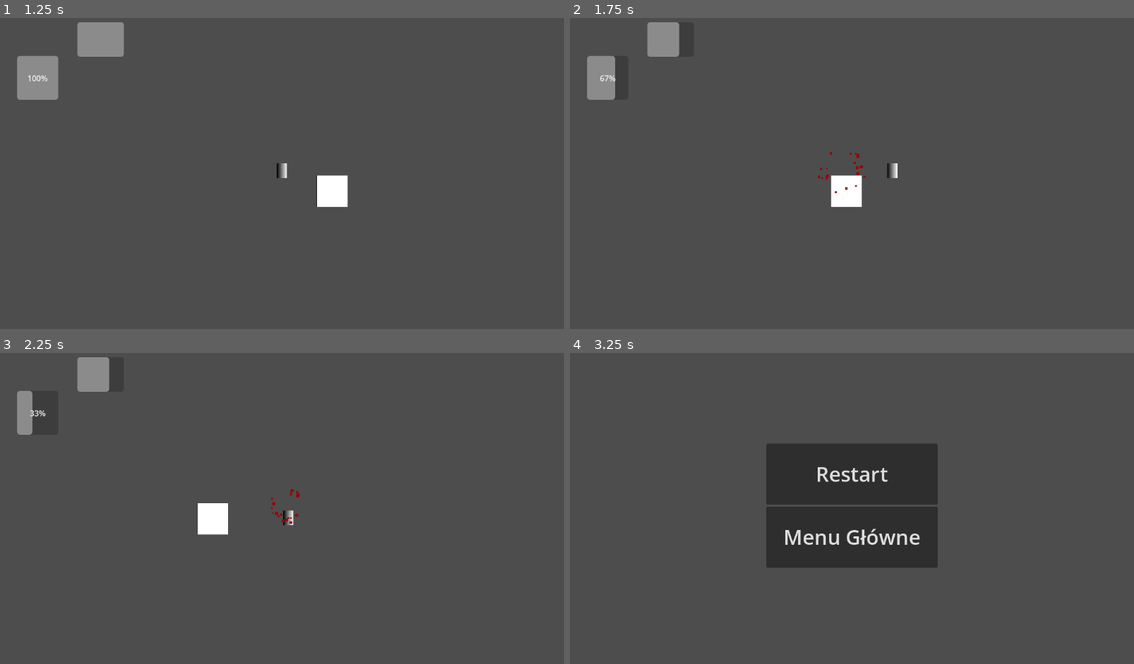
Above: before the commit, frames 1-4 (two rows, left to right).
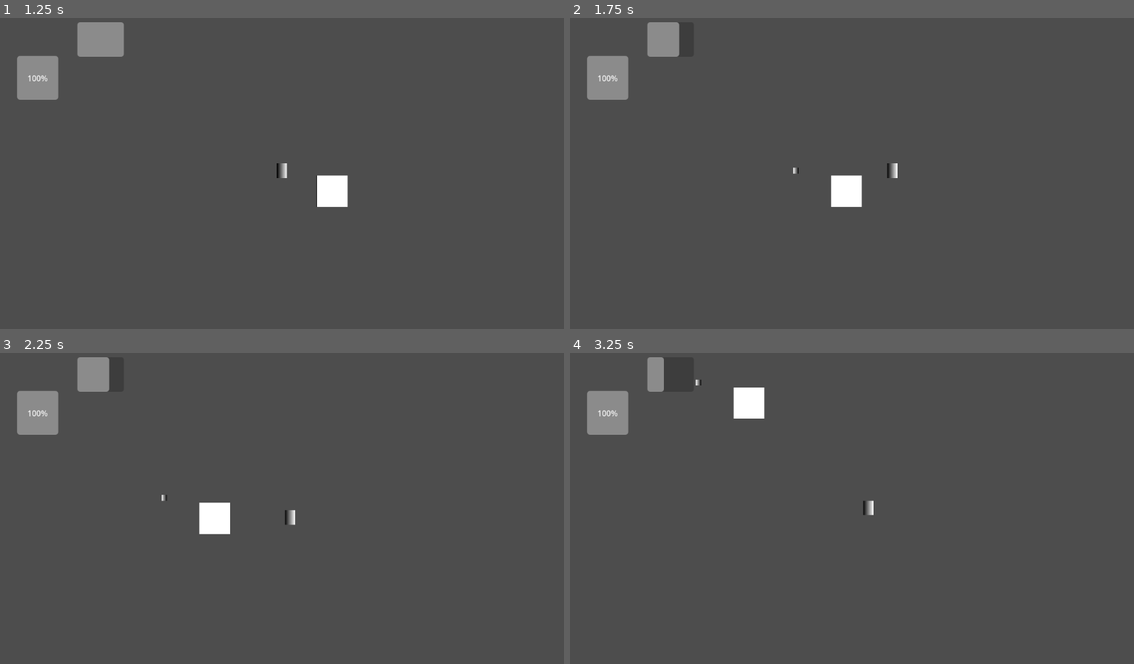
Above: after the commit, the same moments.

Repository: MarsikBlancik/HackathonV3
Game: Godot game, scene res://main_menu.tscn
The game is run twice, just before and just after one commit, with the same random seed, the same clock (stepped at 60 frames per second) and the same inputs. The engine's default icon, where the game draws it, is replaced by a stand-in: a white triangle on a blue panel in a dark square.
Inputs (mouse positions are in pixels of both pictures, inside the frame that each line leads up to):
- Up to frame 1 (1.25 s): click "Graj" at 0.5 s
- Up to frame 2 (1.75 s): tap Enter at 1.25 s; move the mouse to (976, 154) at 1.27 s; hold D from 1.28 s (still down); tap L at 1.35 s; click (976, 154) at 1.42 s; tap Space at 1.52 s; tap F at 1.55 s
- Up to frame 3 (2.25 s): move the mouse to (169, 520) at 2.02 s; release D at 2.03 s; hold S from 2.03 s (still down); tap F at 2.1 s; click (169, 520) at 2.17 s
- Up to frame 4 (3.25 s): tap Space at 2.27 s; tap L at 2.3, 2.85 s; move the mouse to (908, 436) at 2.77 s; release S at 2.78 s; hold D from 2.78 s (still down); click (908, 436) at 2.92 s; tap F at 3.05 s

Frame 1 is identical in both runs. In frame 2, 0.5% of the frame differs, in the area x 5-53%, y 12-57%; in frame 3, 0.9%; in frame 4, 14%, in the area x 3-66%, y 1-69%.

Commit message:
xp problem
ss

Diff:
--- a/MainScene.tscn
+++ b/MainScene.tscn
@@ -2,12 +2,15 @@
 
 [ext_resource type="Script" uid="uid://dwsje81uvyhsg" path="res://main_scene.gd" id="1_rpqi1"]
 [ext_resource type="PackedScene" uid="uid://cl25grr7o014x" path="res://placeholderobiekt.tscn" id="1_x4av3"]
+[ext_resource type="PackedScene" uid="uid://dff7ow4nfmpvf" path="res://XP_Gem.tscn" id="2_a814b"]
 [ext_resource type="PackedScene" uid="uid://conxxkjs4hhsj" path="res://Player.tscn" id="2_rpqi1"]
 [ext_resource type="Script" uid="uid://cvr2kjn7j6b8f" path="res://ui.gd" id="5_rf2cd"]
 [ext_resource type="PackedScene" uid="uid://bcgyhgfn7xice" path="res://EnemySpawner.tscn" id="6_a814b"]
 
 [node name="MainScene" type="Node2D" unique_id=1237574894]
+z_index = 1002
 script = ExtResource("1_rpqi1")
+xp_gem_scene = ExtResource("2_a814b")
 
 [node name="Node2D" parent="." unique_id=1689513127 instance=ExtResource("1_x4av3")]
 
@@ -35,4 +38,12 @@
 value = 3.0
 show_percentage = false
 
+[node name="XPBar" type="ProgressBar" parent="UI" unique_id=232814027]
+offset_left = 56.0
+offset_top = 994.0
+offset_right = 1856.0
+offset_bottom = 1013.0
+size_flags_vertical = 8
+show_percentage = false
+
 [node name="EnemySpawner" parent="." unique_id=1982424048 instance=ExtResource("6_a814b")]
--- /dev/null
+++ b/XP_Gem.tscn
@@ -0,0 +1,27 @@
+[gd_scene format=3 uid="uid://dff7ow4nfmpvf"]
+
+[ext_resource type="Script" uid="uid://bmudpdbvays3w" path="res://xp_gem.gd" id="1_oacb4"]
+
+[sub_resource type="CircleShape2D" id="CircleShape2D_0fsme"]
+radius = 7.58
+
+[sub_resource type="Gradient" id="Gradient_oacb4"]
+
+[sub_resource type="GradientTexture2D" id="GradientTexture2D_ulokc"]
+gradient = SubResource("Gradient_oacb4")
+
+[node name="XpGem" type="Area2D" unique_id=603420744]
+z_index = 1001
+script = ExtResource("1_oacb4")
+
+[node name="CollisionShape2D" type="CollisionShape2D" parent="." unique_id=1005760550]
+scale = Vector2(0.99999994, 0.99999994)
+shape = SubResource("CircleShape2D_0fsme")
+
+[node name="Sprite2D" type="Sprite2D" parent="CollisionShape2D" unique_id=706991989]
+top_level = true
+z_index = 3
+position = Vector2(-2.3841858e-07, 2.3841858e-07)
+scale = Vector2(0.18125, 0.18125)
+texture = SubResource("GradientTexture2D_ulokc")
+flip_h = true
--- a/main_scene.gd
+++ b/main_scene.gd
@@ -1,26 +1,55 @@
 extends Node2D
 
+@export var xp_gem_scene: PackedScene
+@export var initial_xp_count: int = 50
+@export var spawn_range: float = 500.0
+
 @onready var player
-@onready var ui
+@onready var ui = $UI
 
 func _ready() -> void:
-	print("--- MAIN SCENE START ---")
-	if player == null:
-		print("BŁĄD: Nie mogę znaleźć węzła Player! (Sprawdź nazwę)")
-	if ui == null:
-		print("BŁĄD: Nie mogę znaleźć węzła UI! (Sprawdź nazwę)")
+	# KLUCZOWE: Inicjalizuje generator liczb losowych
+	randomize()
 
+	await get_tree().create_timer(0.2).timeout
+
+	if player == null: player = get_node_or_null("Player")
+	if ui == null: ui = get_node_or_null("UI")
+
+	spawn_initial_xp()
+
+	# Połączenia sygnałów
 	if player and ui:
-		print("SUKCES: Znalazłem Gracza i UI. Łączę sygnały...")
-		player.hp_changed.connect(ui.update_hp)
-		player.energy_changed.connect(ui.update_energy)
+		if not player.hp_changed.is_connected(ui.update_hp):
+			player.hp_changed.connect(ui.update_hp)
+		if not player.energy_changed.is_connected(ui.update_energy):
+			player.energy_changed.connect(ui.update_energy)
+		if player.has_signal("xp_changed"):
+			player.xp_changed.connect(ui.update_xp)
+			ui.update_xp(player.current_xp, player.xp_to_next_level)
 
-		# Pierwsza aktualizacja na starcie
-		ui.update_hp(player.current_hp, player.max_hp)
-		ui.update_energy(player.current_energy, player.max_energy)
+func spawn_initial_xp() -> void:
+	if xp_gem_scene == null: return
 
-func _on_player_died() -> void:
-	get_tree().change_scene_to_file("res://Restart.tscn")
+	# Pobieramy pozycję startową (środek mapy)
+	var center = Vector2.ZERO
+	if is_instance_valid(player):
+		center = player.global_position
 
-func _on_restart_button_pressed() -> void:
-	get_tree().reload_current_scene()
+	for i in range(initial_xp_count):
+		var gem = xp_gem_scene.instantiate()
+
+		# Losujemy pozycję Wewnątrz pętli
+		var rx = randf_range(-spawn_range, spawn_range)
+		var ry = randf_range(-spawn_range, spawn_range)
+		var random_offset = Vector2(rx, ry)
+
+		# Dodajemy do MainScene (self), a nie do gracza!
+		add_child(gem)
+
+		# Ustawiamy pozycję
+		gem.global_position = center + random_offset
+
+		# Debug: Sprawdźmy w konsoli czy liczby są różne
+		if i < 5:
+			print("Gem ", i, " pozycja: ", gem.global_position)
--- a/player.gd
+++ b/player.gd
@@ -3,8 +3,10 @@
 # 1. SYGNAŁY
 signal hp_changed(current_hp: int, max_hp: int)
 signal energy_changed(current_energy: int, max_energy: int)
+signal xp_changed(current_xp: int, next_level_xp: int)
+signal leveled_up(new_level: int)
 
-# 2. MODUŁ STATYSTYK
+# 2. MODUŁ STATYSTYK I POZIOMÓW
 const BASE_STAT: int = 1
 
 @export var max_hp: int = BASE_STAT * 3
@@ -14,6 +16,11 @@
 var current_hp: int
 var current_energy: int
 var energy_timer: float = 0.0
+
+# --- NOWE: SYSTEM LEVELI ---
+var level: int = 1
+var current_xp: int = 0
+var xp_to_next_level: int = 10 # XP potrzebne na 1 -> 2 level
 
 # 3. MODUŁ RUCHU
 @export var speed: float = 200.0
@@ -27,7 +34,6 @@
 
 # --- MODUŁ KAMERY (SHAKE) ---
 @onready var camera: Camera2D = $Camera2D
-
 var shake_strength: float = 0.0
 @export var shake_decay: float = 10.0
 
@@ -42,6 +48,7 @@
 
 	hp_changed.emit(current_hp, max_hp)
 	energy_changed.emit(current_energy, max_energy)
+	xp_changed.emit(current_xp, xp_to_next_level)
 
 func _process(delta: float) -> void:
 	# Regeneracja energii
@@ -57,7 +64,7 @@
 
 	var input_direction = Vector2.ZERO
 	if Input.is_physical_key_pressed(KEY_D): input_direction.x += 1
-	if Input.is_physical_key_pressed(KEY_A): input_direction.x -= 1
+	if Input.is_physical_key_pressed(KEY_A): input_direction.x -= 1 # Poprawione (było x-=1)
 	if Input.is_physical_key_pressed(KEY_S): input_direction.y += 1
 	if Input.is_physical_key_pressed(KEY_W): input_direction.y -= 1
 
@@ -83,12 +90,38 @@
 	if event is InputEventKey and event.pressed and not event.echo:
 		if event.physical_keycode == KEY_SPACE and not is_dashing:
 			perform_dash()
-		if event.physical_keycode == KEY_F:
-			modify_hp(-1)
+		# DEBUG: Klawisz L dodaje XP do testów
+		if event.physical_keycode == KEY_L:
+			gain_xp(5)
 
 	if event is InputEventMouseButton and event.pressed:
 		if event.button_index == MOUSE_BUTTON_LEFT:
 			attack()
+
+# --- NOWE: FUNKCJA XP ---
+func gain_xp(amount: int) -> void:
+	current_xp += amount
+	print("XP: ", current_xp, "/", xp_to_next_level)
+
+	while current_xp >= xp_to_next_level:
+		level_up()
+
+	xp_changed.emit(current_xp, xp_to_next_level)
+
+func level_up() -> void:
+	current_xp -= xp_to_next_level
+	level += 1
+	xp_to_next_level = int(xp_to_next_level * 1.5) # Każdy kolejny level trudniej wbić
+
+	leveled_up.emit(level)
+	print("LEVEL UP! Obecny poziom: ", level)
+
+	# Bonus za level up (np. pełne leczenie)
+	current_hp = max_hp
+	hp_changed.emit(current_hp, max_hp)
+
+	# Tutaj możesz otworzyć menu ulepszeń
+	# get_tree().paused = true ...
 
 func perform_dash() -> void:
 	var dash_cost = BASE_STAT * 1
@@ -113,27 +146,22 @@
 
 	var collision_shape = CollisionShape2D.new()
 	var rect_shape = RectangleShape2D.new()
-	rect_shape.size = Vector2(50, 80) # Zwiększyłem nieco szerokość, by łatwiej parować
+	rect_shape.size = Vector2(50, 80)
 	collision_shape.shape = rect_shape
 	attack_area.add_child(collision_shape)
 
-	# Logika trafienia (Wrogowie ORAZ Pociski)
 	attack_area.area_entered.connect(func(area: Area2D):
-		# 1. Sprawdzanie czy to pocisk do sparowania
 		if area.has_method("parry"):
 			var parry_direction = (get_global_mouse_position() - global_position).normalized()
 			area.parry(parry_direction)
-			apply_camera_shake(5.0) # Lekki efekt przy udanym parowaniu
+			apply_camera_shake(5.0)
 
-		# 2. Sprawdzanie czy to wróg
 		var target = area.get_parent()
 		if target != null and target.has_method("take_damage") and target != self:
 			target.take_damage(BASE_STAT * 1, global_position)
 	)
 
 	add_child(attack_area)
-
-	# Bezpieczne usuwanie attack_area
 	get_tree().create_timer(0.15).timeout.connect(func():
 		if is_instance_valid(attack_area):
 			attack_area.call_deferred("queue_free")
@@ -165,5 +193,4 @@
 	energy_changed.emit(current_energy, max_energy)
 
 func die() -> void:
-	# Używamy call_deferred, aby uniknąć błędów fizyki przy zmianie sceny
 	get_tree().call_deferred("change_scene_to_file", "res://game_over_menu.tscn")
--- a/ui.gd
+++ b/ui.gd
@@ -44,3 +44,8 @@
 	# Aktualizujemy tekst na pasku (np. "3 / 3")
 	if energy_label:
 		energy_label.text = str(current) + " / " + str(max_val)
+func update_xp(current_xp: int, max_xp: int) -> void:
+	# Zakładając, że Twój pasek nazywa się XPBar
+	if has_node("XPBar"):
+		$XPBar.max_value = max_xp
+		$XPBar.value = current_xp
--- /dev/null
+++ b/xp_gem.gd
@@ -0,0 +1,51 @@
+extends Area2D
+
+@export var xp_value: int = 5
+@export var collect_speed: float = 450.0
+@export var magnet_distance: float = 20.0 # Zasięg przyciągania
+
+var player: Node2D = null
+var being_collected: bool = false
+
+func _ready() -> void:
+	# Szukamy gracza na starcie
+	_find_player()
+
+	# Łączymy kolizję (zbieranie)
+	area_entered.connect(_on_collected)
+	body_entered.connect(_on_collected)
+
+func _find_player():
+	# Najpierw po grupie
+	player = get_tree().get_first_node_in_group("Player")
+	# Jeśli nie ma, to po nazwie w całej scenie
+	if player == null:
+		player = get_tree().root.find_child("Player", true, false)
+
+func _process(delta: float) -> void:
+	if not is_instance_valid(player):
+		if Engine.get_frames_drawn() % 60 == 0: # Szukaj gracza co 60 klatek
+			_find_player()
+		return
+
+	var dist = global_position.distance_to(player.global_position)
+
+	# Aktywacja magnesu
+	if dist < magnet_distance:
+		being_collected = true
+
+	if being_collected:
+		var direction = (player.global_position - global_position).normalized()
+		# Ruch globalny
+		global_position += direction * collect_speed * delta
+		# Przyspieszanie lotu
+		collect_speed += 10.0
+
+func _on_collected(thing: Node) -> void:
+	# Sprawdzamy czy to gracz (bezpośrednio lub rodzic)
+	var p = thing if (thing.is_in_group("Player") or thing.name == "Player") else thing.get_parent()
+
+	if p and (p.is_in_group("Player") or p.name == "Player"):
+		if p.has_method("gain_xp"):
+			p.gain_xp(xp_value)
+			queue_free()
Not shown, added: xp_gem.gd.uid
